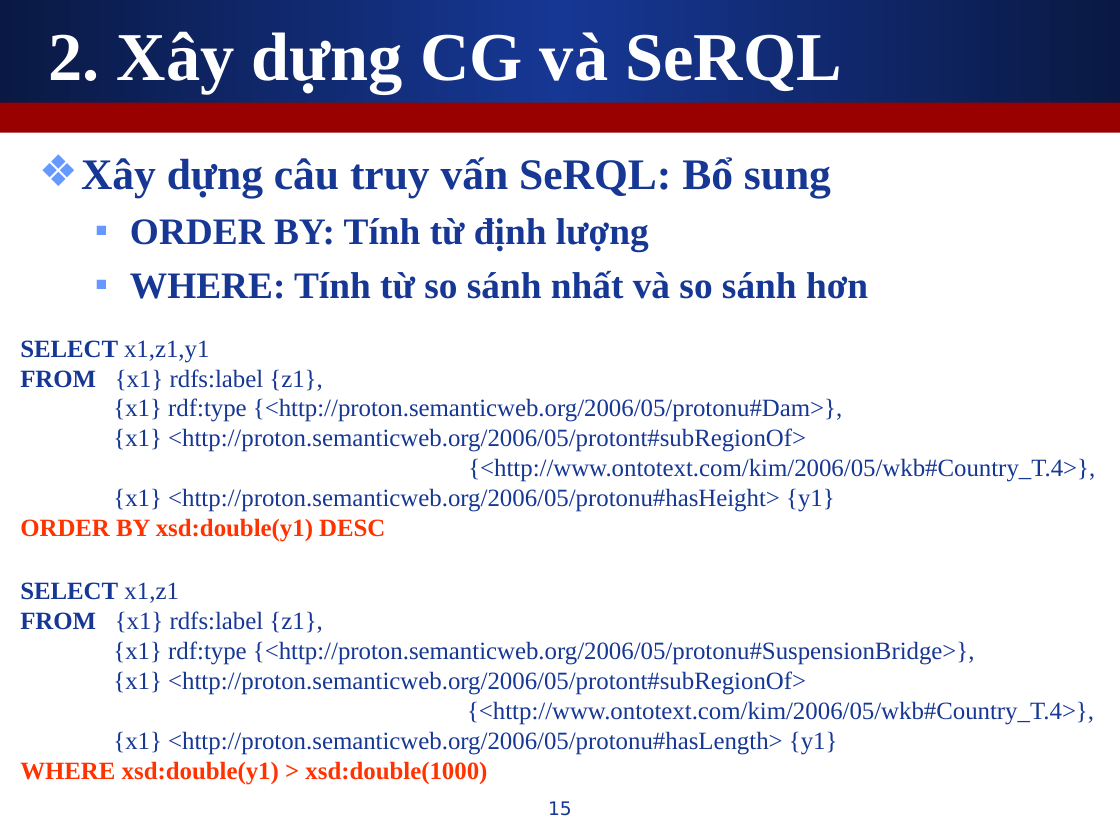
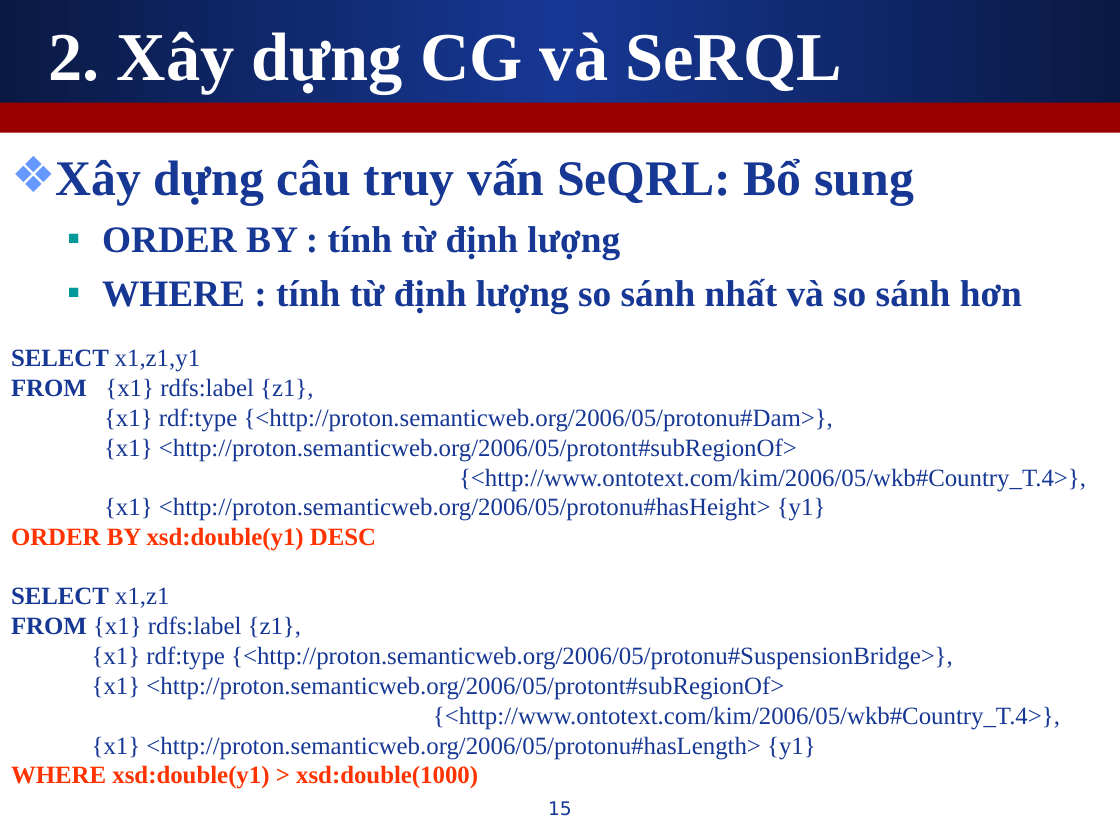
Before and after one commit to leaderwing/kt-kimres, a slide deck: slide 15 of note/[Thesis] Presentation.ppt. Drawn at 1120x840 pixels with LibreOffice and Linux fonts; fonts in the diff are those of the drawing. Boxes give left, top, right and bottom in pixels: in the first picture for what was removed or moved away, otherwise in the second. Text is boxed around its words. In the diff, an @@ line names an element or a change of style, - is before the commit and + after.

```diff
--- a/note/[Thesis] Presentation.ppt
+++ b/note/[Thesis] Presentation.ppt
@@ text at bbox=[56, 158, 1022, 313]: text changed @@
-❖ Xây dựng câu truy vấn SeRQL: Bổ sung
-  ▪ ORDER BY: Tính từ định lượng
-  ▪ WHERE: Tính từ so sánh nhất và so sánh hơn
+❖ Xây dựng câu truy vấn SeQRL: Bổ sung
+  ▪ ORDER BY : tính từ định lượng
+  ▪ WHERE : tính từ định lượng so sánh nhất và so sánh hơn
@@ text "SELECT x1,z1,y1": place and size @@
-text "SELECT x1,z1,y1" at bbox=[20, 340, 1095, 542]
+text "SELECT x1,z1,y1" at bbox=[11, 349, 1086, 551]
@@ text "SELECT x1,z1" rewrapped from bbox=[20, 582, 1094, 785] to bbox=[11, 587, 1060, 789] @@
```
Also in this commit, not shown: 9 other slides changed.
